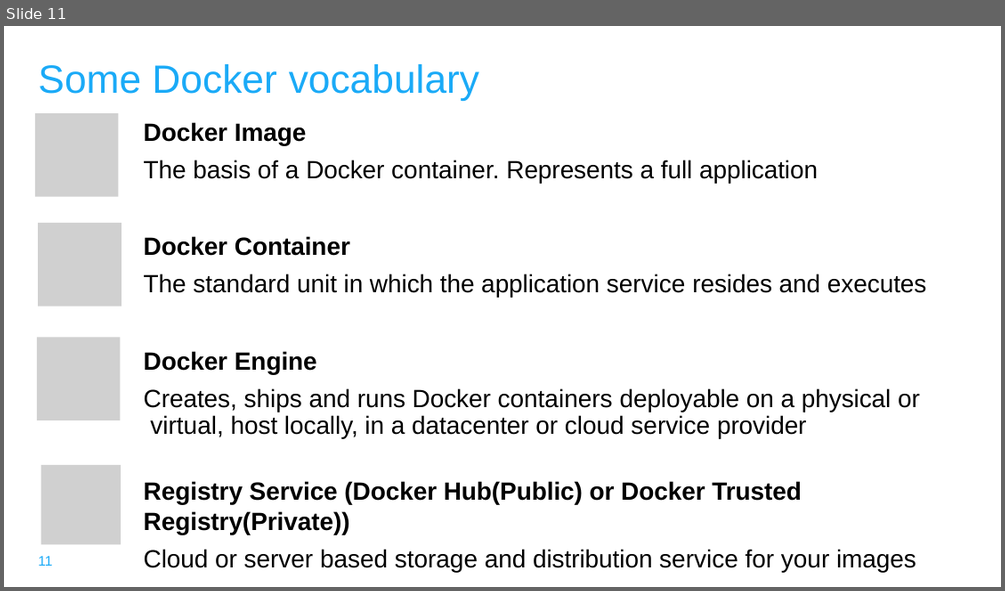
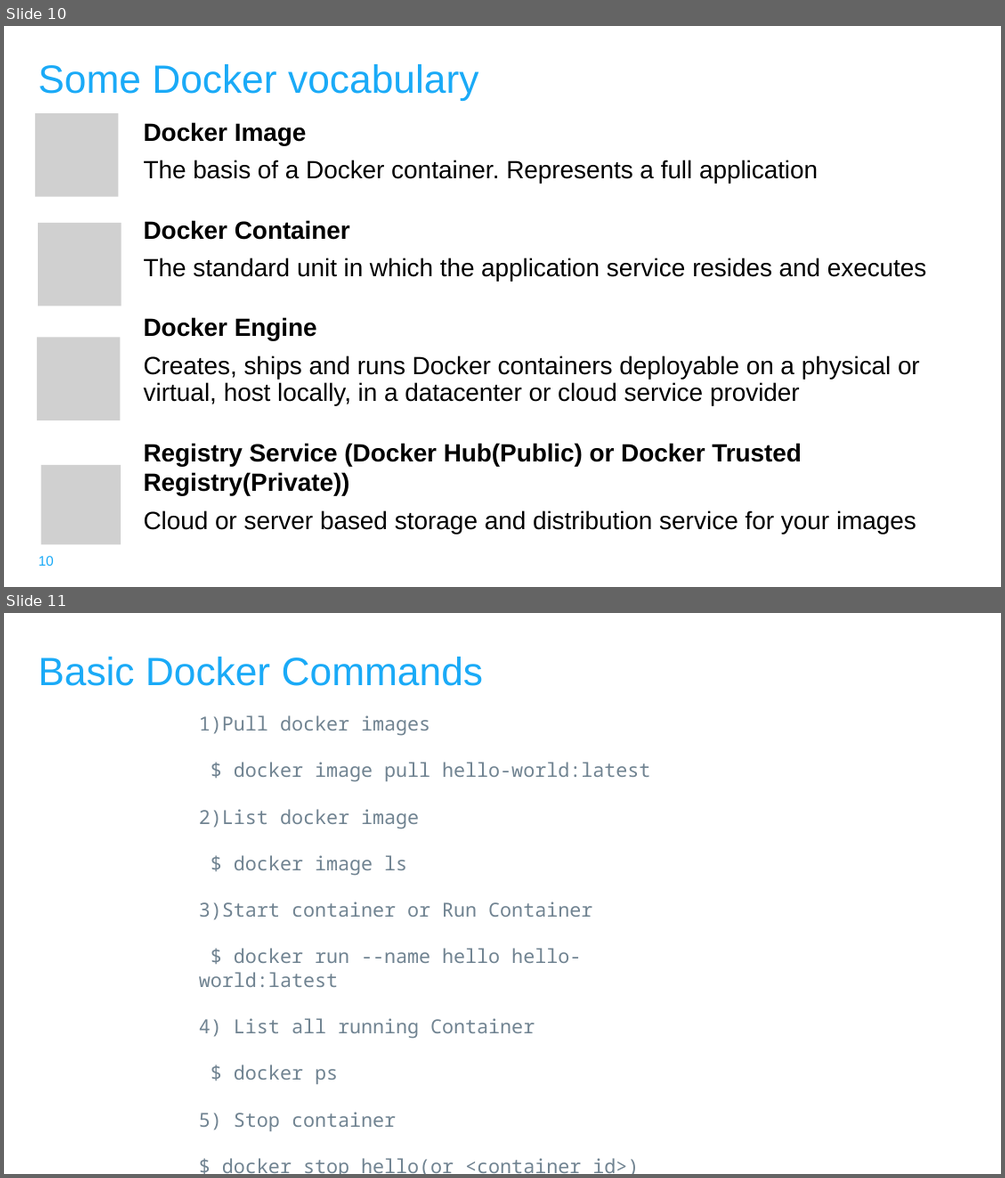
Before and after one commit to falcon-sky/containerization, a slide deck: Docker/Day1/docker_understanding.pptx. Shown one above the other, each under a label of ours: slide 11 before the commit, slides 10 and 11 after it. The pictures are 1005x591 and 1005x1178 pixels, drawn with LibreOffice and Linux fonts; fonts in the diff are those of the drawing; grey boxes stand for pictures; background and template pictures are left out. Boxes give left, top, right and bottom in pixels: in the first picture for what was removed or moved away, otherwise in the second. Text is boxed around its words. In the diff, an @@ line names an element or a change of style, - is before the commit and + after.

Commit message:
training docker

```diff
--- a/Docker/Day1/docker_understanding.pptx
+++ b/Docker/Day1/docker_understanding.pptx
@@ slide 11 added at bbox=[4, 613, 1001, 1174], background #FFFFFF @@
@@ text added at bbox=[38, 657, 483, 686], 28.5 pt, text #1AAAF7 @@
+Basic Docker Commands
@@ text added at bbox=[199, 715, 650, 1174], 14 pt, text #708391 @@
+1)Pull docker images
+$ docker image pull hello-world:latest
+2)List docker image
+$ docker image ls
+3)Start container or Run Container
+$ docker run --name hello hello-world:latest
+4) List all running Container
+$ docker ps
+5) Stop container
+$ docker stop hello(or <container id>)
@@ what was slide 11 is now slide 10 @@
@@ slide 10 changed as well @@
@@ text "Docker Image" rewrapped from bbox=[144, 122, 926, 572] to bbox=[144, 122, 926, 533] @@
@@ page number removed at bbox=[38, 556, 52, 565] @@
-11
@@ page number added at bbox=[39, 556, 54, 565], 10 pt, text #1AAAF7 @@
+10
```
Also in this commit, not shown: 20 other slides changed, 1 slide removed, 16 other files.
